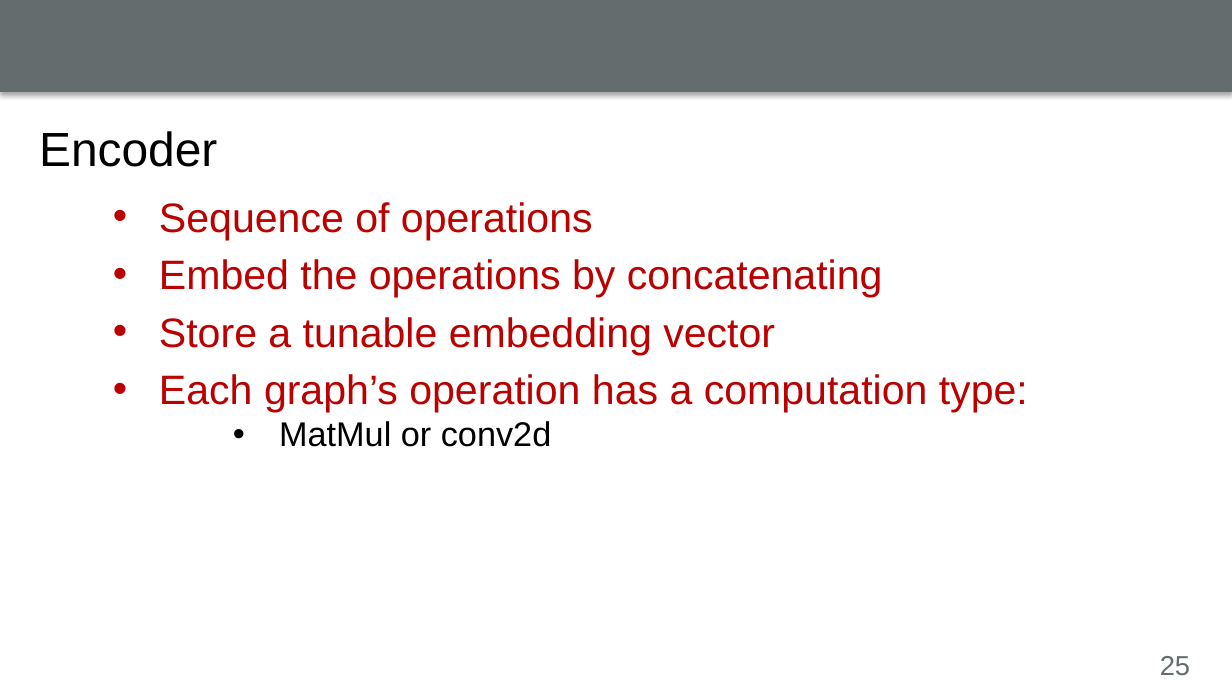
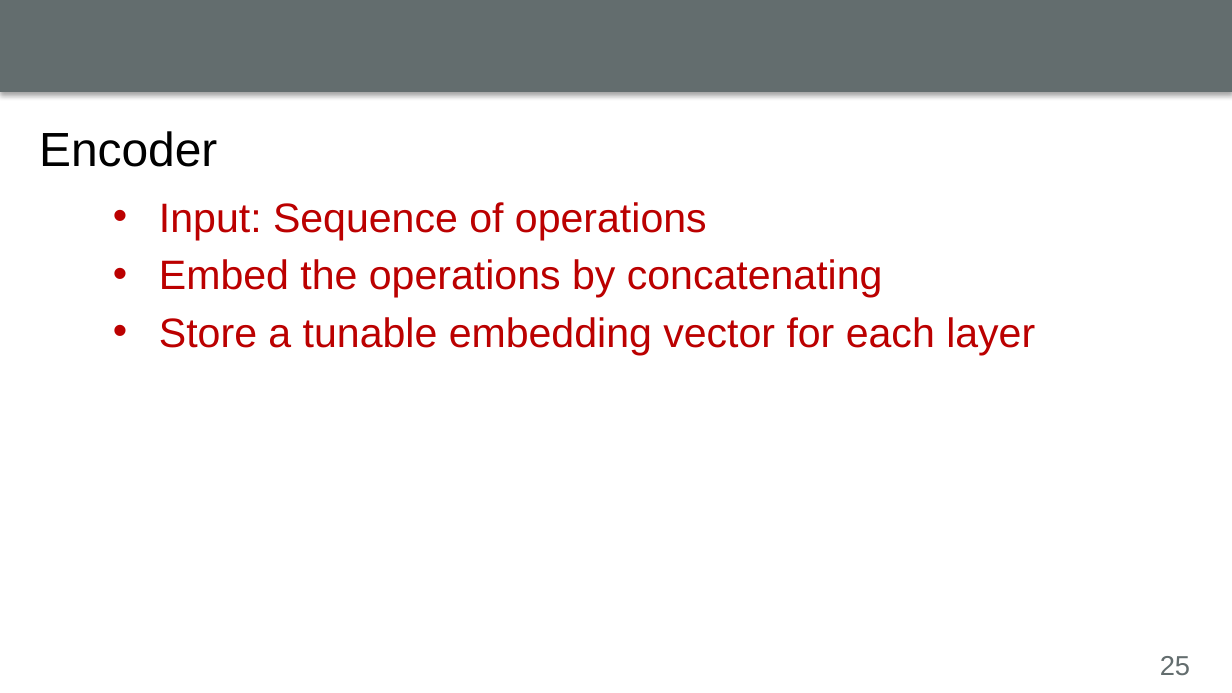
Before and after one commit to luyuliu/CSE-5194, a slide deck: slide 25 of presentation/presentation.pptx. Drawn at 1232x693 pixels with LibreOffice and Linux fonts; fonts in the diff are those of the drawing; background and template pictures are left out. Boxes give left, top, right and bottom in pixels: in the first picture for what was removed or moved away, otherwise in the second. Text is boxed around its words. In the diff, an @@ line names an element or a change of style, - is before the commit and + after.

```diff
--- a/presentation/presentation.pptx
+++ b/presentation/presentation.pptx
@@ text at [159,202,707,240]: text changed @@
-• Sequence of operations
+• Input: Sequence of operations
@@ text at [159,317,1035,355]: text changed @@
-• Store a tunable embedding vector
-• Each graph’s operation has a computation type:
-      • MatMul or conv2d
+• Store a tunable embedding vector for each layer
```
Also in this commit, not shown: 19 other slides changed, 2 slides added.
